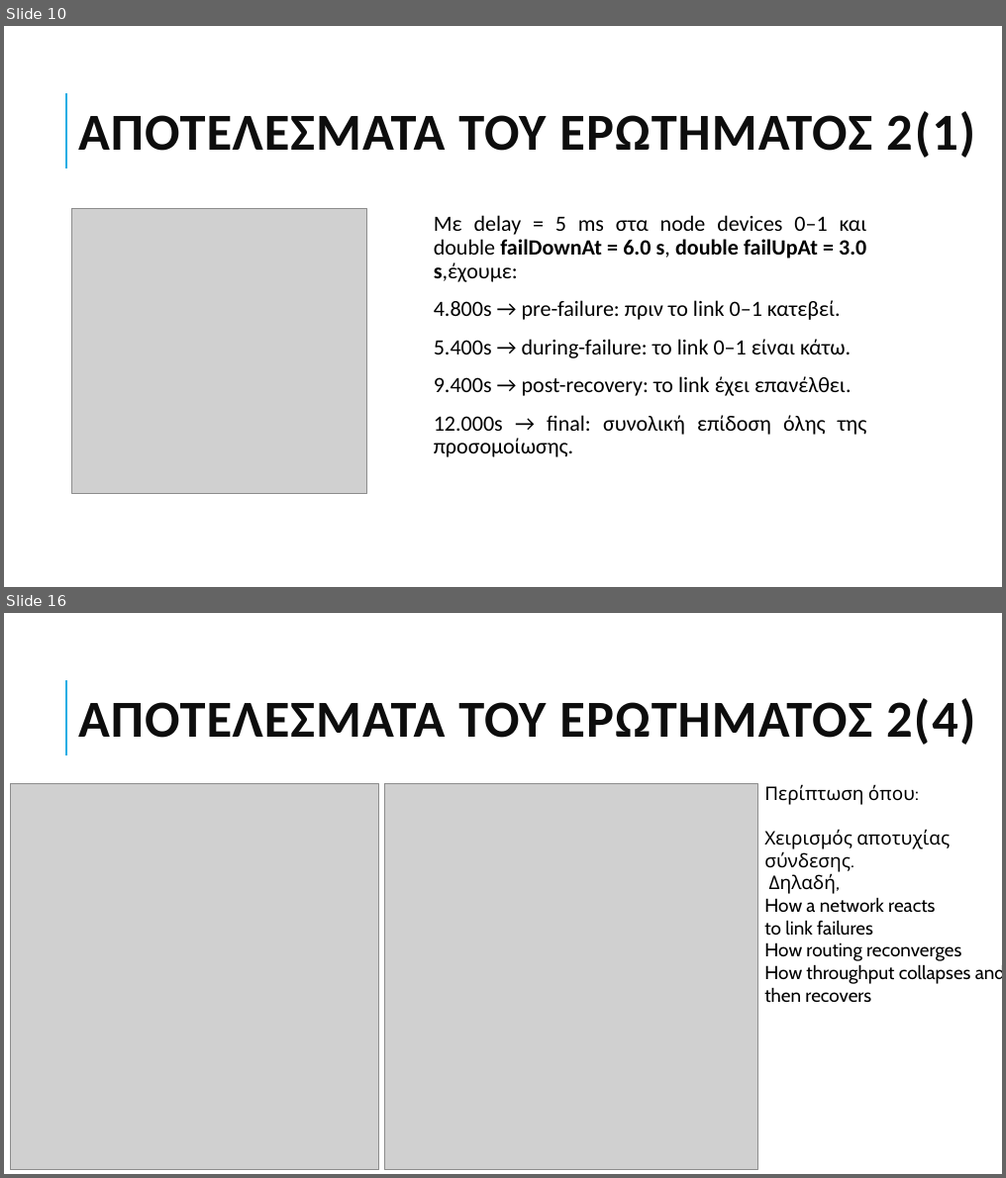
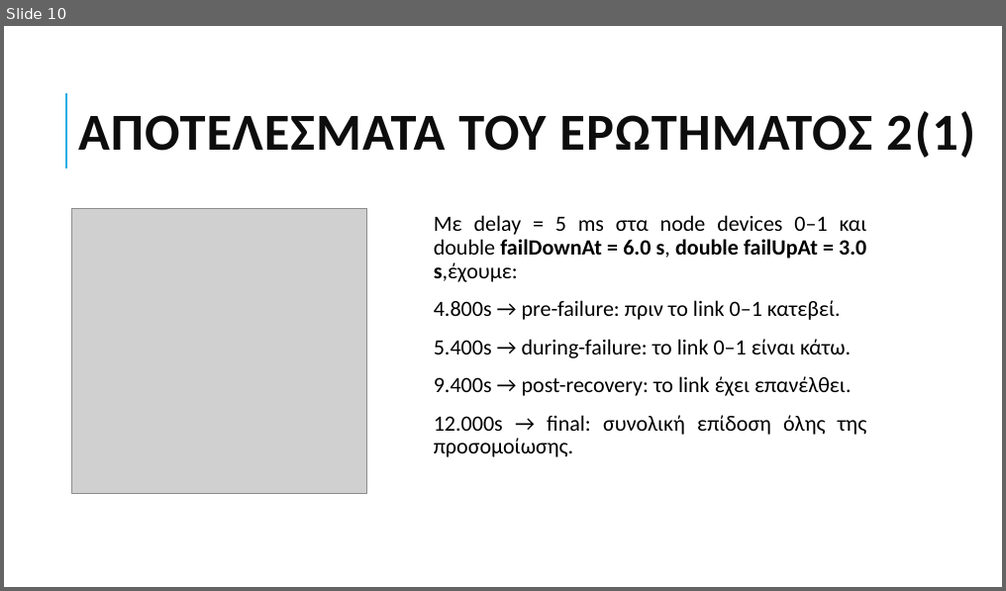
Before and after one commit to grgmyl/Ns3Project, a slide deck: Presentations/Ns-3_presentation_F.pptx. Shown one above the other, each under a label of ours: slides 10 and 16 before the commit, slide 10 after it; the slides between them are not shown. The pictures are 1006x1178 and 1006x591 pixels, drawn with LibreOffice and Linux fonts; fonts in the diff are those of the drawing; grey boxes stand for pictures. Boxes give left, top, right and bottom in pixels: in the first picture for what was removed or moved away, otherwise in the second. Text is boxed around its words. In the diff, an @@ line names an element or a change of style, - is before the commit and + after.

```diff
--- a/Presentations/Ns-3_presentation_F.pptx
+++ b/Presentations/Ns-3_presentation_F.pptx
@@ slide 16 removed at bbox=[4, 613, 1002, 1174], background #FFFFFF; not listed: 1 template element that a slide beside it also shows @@
@@ title removed at bbox=[78, 698, 975, 745] @@
-ΑΠΟΤΕΛΕΣΜΑΤΑ ΤΟΥ ΕΡΩΤΗΜΑΤΟΣ 2(4)
@@ picture removed at bbox=[10, 783, 379, 1170] @@
@@ picture removed at bbox=[384, 783, 757, 1170] @@
@@ text removed at bbox=[764, 784, 1002, 1003] @@
-Περίπτωση όπου:
-Χειρισμός αποτυχίας σύνδεσης.
-Δηλαδή,
-How a network reacts
-to link failures
-How routing reconverges
-How throughput collapses and
-then recovers
```
Also in this commit, not shown: 4 slides changed, 4 slides added, 2 other slides removed.
